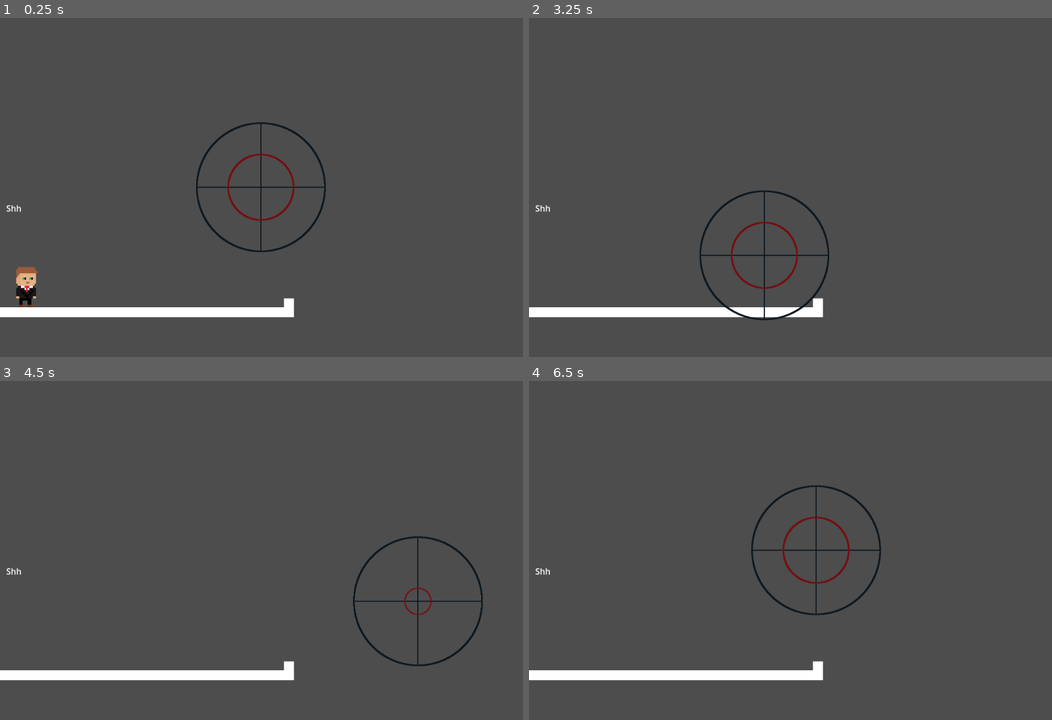
Above: before the commit, frames 1-4 (two rows, left to right).
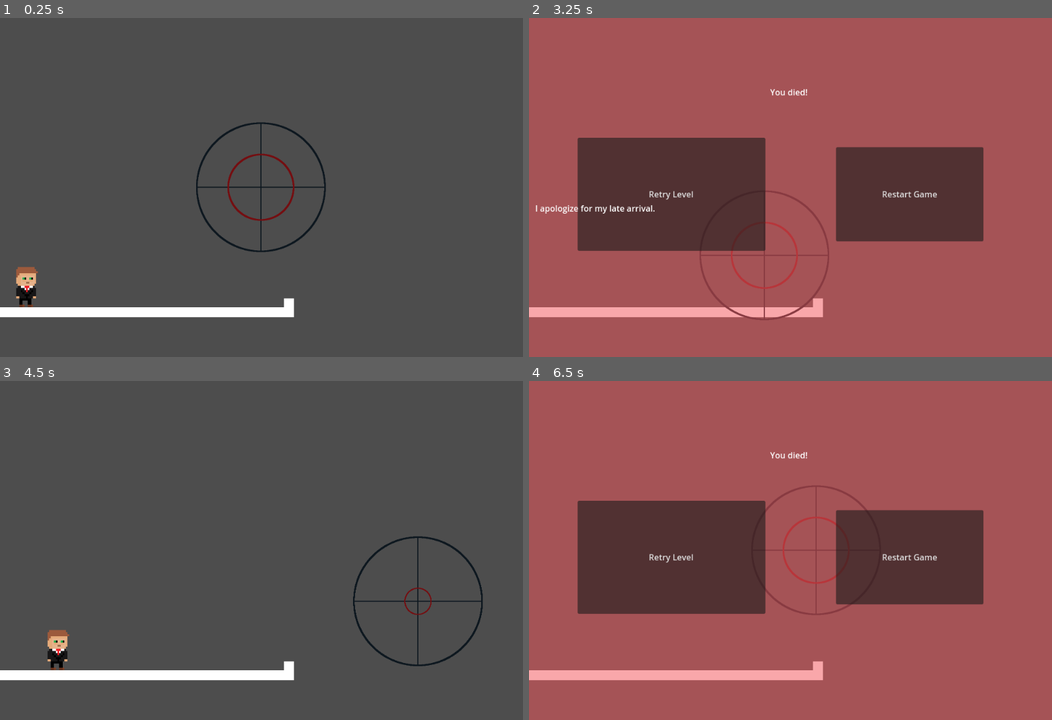
Above: after the commit, the same moments.

Repository: azsocha/Protect-the-VIP
Game: Godot game, scene res://FinalLevel.tscn
Two runs of this game, one before a commit and one after it. Both use one fixed random seed, a clock stepped at 60 frames per second and the inputs below. This scene is started directly instead of the project's main scene. The engine's default icon, where the game draws it, is replaced by a stand-in: a white triangle on a blue panel in a dark square.
Inputs (mouse positions are in pixels of both pictures, inside the frame that each line leads up to):
- Up to frame 1 (0.25 s): no input
- Up to frame 2 (3.25 s): tap Enter at 0.5 s; move the mouse to (649, 258) at 0.52 s; hold Right (move_right) 0.53-2.03 s; click (649, 258) at 0.6 s; tap Space (jump) at 0.77, 1.52, 2, 3.02 s; move the mouse to (685, 204) at 1.27 s; click (685, 204) at 1.35 s; move the mouse to (842, 112) at 2.02 s; hold A (move_left) 2.03-2.78 s; click (842, 112) at 2.1 s; move the mouse to (764, 255) at 2.77 s; hold Right (move_right) from 2.78 s (still down); click (764, 255) at 2.85 s
- Up to frame 3 (4.5 s): release Right (move_right) at 3.5 s; click (141, 557) at 3.5 s, where only the run after the commit has a clickable "Retry Level"; tap Enter at 4.25 s; move the mouse to (418, 601) at 4.27 s; hold Right (move_right) from 4.28 s (still down); click (418, 601) at 4.35 s
- Up to frame 4 (6.5 s): tap Space (jump) at 4.52, 5.27 s; move the mouse to (633, 499) at 5.02 s; release Right (move_right) at 5.03 s; hold A (move_left) 5.03-5.78 s; click (633, 499) at 5.1 s; move the mouse to (816, 550) at 5.77 s; hold Right (move_right) from 5.78 s (still down); click (816, 550) at 5.85 s

The runs differ from the first frame. In frame 1, less than 0.1% of the frame differs, in the area x 1-4%, y 55-58%; in frame 2, 100%, in the area x 0-100%, y 0-100%; in frame 3, 0.4%; in frame 4, 100%.

Commit message:
Final Level Finish?

Diff:
--- a/team-3-final-project/FinalLevel.tscn
+++ b/team-3-final-project/FinalLevel.tscn
@@ -31,10 +31,6 @@
 position = Vector2(310, 227)
 
 [node name="dead" parent="." instance=ExtResource("5_bcosa")]
-offset_left = 1053.0
-offset_top = 58.0
-offset_right = 1053.0
-offset_bottom = 58.0
 
 [node name="Node2D" parent="." instance=ExtResource("6_i5wwc")]
 position = Vector2(999, 213)
@@ -61,8 +57,11 @@
 script = ExtResource("9_67b00")
 
 [node name="Timer" type="Timer" parent="."]
+wait_time = 3.0
+autostart = true
 
 [connection signal="died" from="player" to="dead" method="_on_area_2d_died"]
+[connection signal="died" from="player" to="Label" method="_on_player_died"]
 [connection signal="died" from="Sniper2/Sprite2D/Area2D" to="player" method="_on_area_2d_died"]
 [connection signal="died" from="Sniper2/Sprite2D/Area2D" to="dead" method="_on_area_2d_died"]
 [connection signal="input_event" from="StaticBody2D" to="player" method="_on_body_entered"]
--- a/team-3-final-project/label.gd
+++ b/team-3-final-project/label.gd
@@ -5,18 +5,40 @@
 func _ready() -> void:
 	pass # Replace with function body.
 
+func _on_timer_timeout() -> void:
+	count = count + 1
 
 # Called every frame. 'delta' is the elapsed time since the previous frame.
 func _process(delta: float) -> void:
 	if count == 1:
-		text = "Blah"
+		text = "I apologize for my late arrival."
 	elif count == 2:
-		text = "Blah blah"
+		text = "I may have arrived faster if my sniper had been more quick-witted."
 	elif count == 3:
-		text = "Blah blah blah"
-	else:
-		text = "Shh"
+		text = "However, I am here now!"
+	elif count == 4:
+		text = "As you all know, today is a very important day."
+	elif count == 5:
+		text = "Once this speech is done, I will officially become president!"
+	elif count == 6:
+		text = "I have a lengthy list of laws to enact post-haste!"
+	elif count == 7:
+		text = "First, I’ll be working to ban ice cream."
+	elif count == 8:
+		text = "Then, jailing anyone with a puppy."
+	elif count == 9:
+		text = "Oh, and working to replace more streets with those floating platforms!"
+	elif count == 10:
+		text = "And so much more to better everyone"
+	elif count == 11:
+		text = "Nothing can stop me now!"
+	elif count == 12:
+		text = "So, to reiterate..."
+	elif count == 13:
+		text = "..."
+		count = 5
 
 
-func _on_timer_timeout() -> void:
-	count = count + 1
+func _on_player_died() -> void:
+	count = 15
+	text = ""
